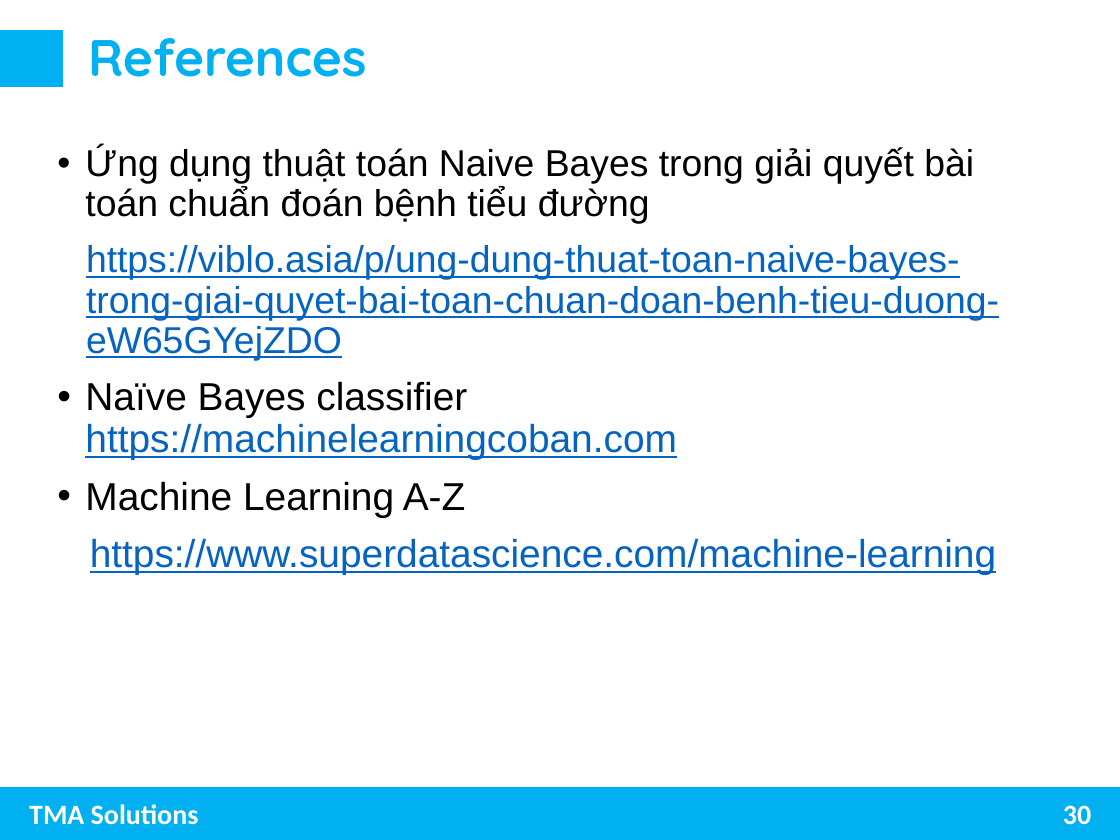
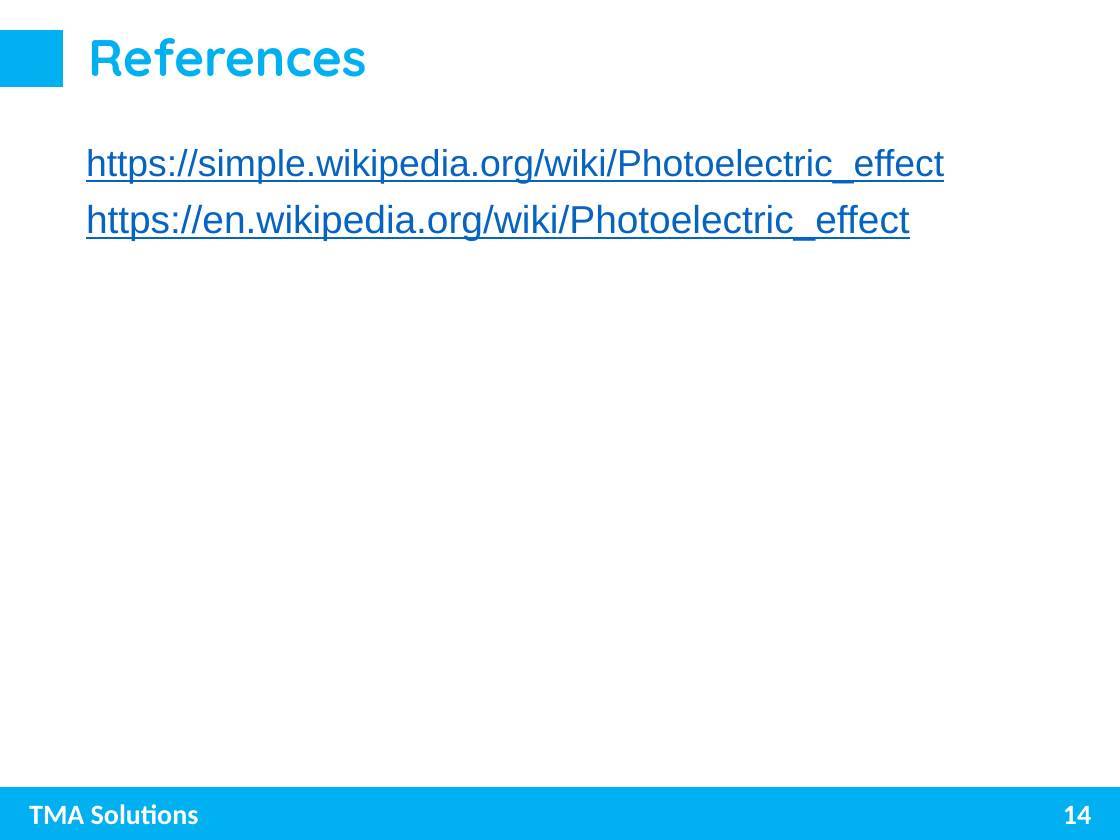
Before and after one commit to trungnghia2009/MachineLearning, a slide deck: slide 14 of Photoelectric effect.pptx (slide 30 before the commit). Drawn at 1120x840 pixels with LibreOffice and Linux fonts; fonts in the diff are those of the drawing. Boxes give left, top, right and bottom in pixels: in the first picture for what was removed or moved away, otherwise in the second. Text is boxed around its words. In the diff, an @@ line names an element or a change of style, - is before the commit and + after.

```diff
--- a/Photoelectric effect.pptx
+++ b/Photoelectric effect.pptx
@@ text at (86, 149, 944, 241): text changed @@
-• Ứng dụng thuật toán Naive Bayes trong giải quyết bài toán chuẩn đoán bệnh tiểu đường
-https://viblo.asia/p/ung-dung-thuat-toan-naive-bayes-trong-giai-quyet-bai-toan-chuan-doan-benh-tieu-duong-eW65GYejZDO
-• Naïve Bayes classifier https://machinelearningcoban.com
-• Machine Learning A-Z
-https://www.superdatascience.com/machine-learning
+https://simple.wikipedia.org/wiki/Photoelectric_effect
+https://en.wikipedia.org/wiki/Photoelectric_effect
@@ page number at (1063, 805, 1091, 824): text changed @@
-30
+14
```
Also in this commit, not shown: 3 other slides changed, 9 slides added, 25 slides removed.
